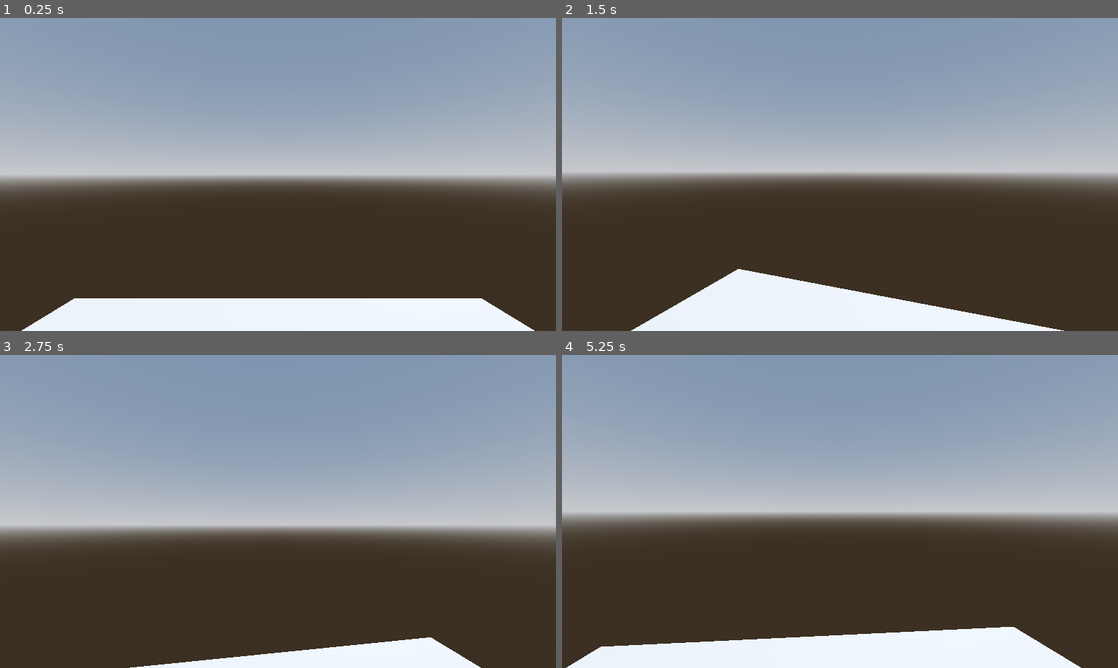
Above: before the commit, frames 1-4 (two rows, left to right).
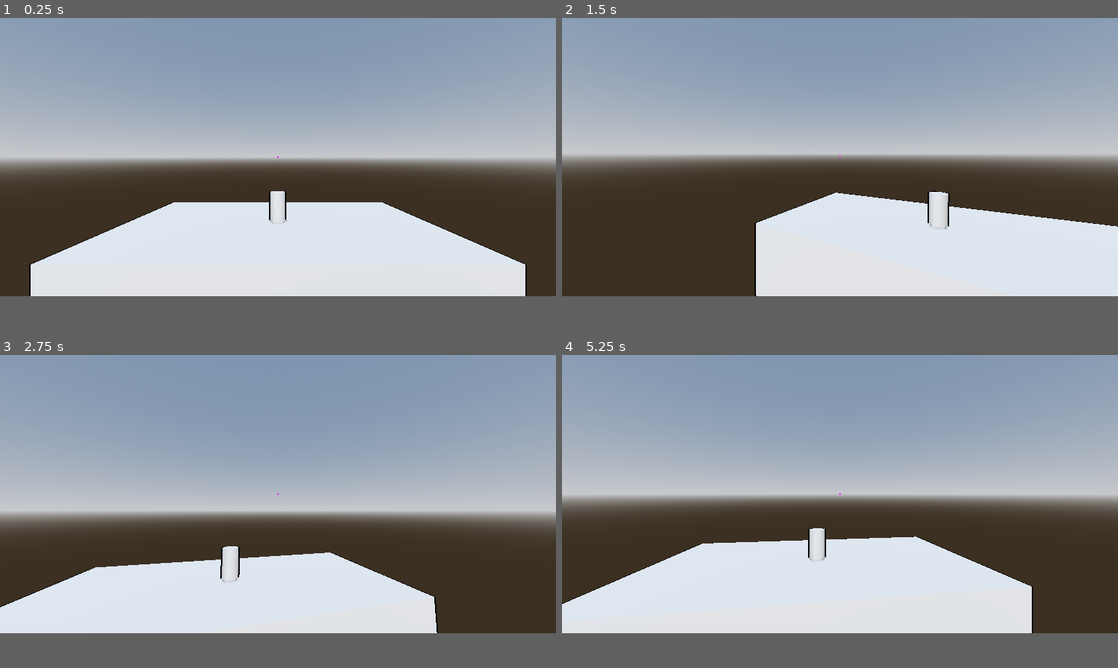
Above: after the commit, the same moments.

Repository: erykksc/krakjam25
Game: Godot game, scene res://game/game.tscn
Two runs of this game, one before a commit and one after it. Both use one fixed random seed, a clock stepped at 60 frames per second and the inputs below.
Inputs (mouse positions are in pixels of both pictures, inside the frame that each line leads up to):
- Up to frame 1 (0.25 s): no input
- Up to frame 2 (1.5 s): tap Enter at 0.5 s; move the mouse to (867, 174) at 0.52 s; tap Space at 1.25 s; move the mouse to (812, 174) at 1.27 s
- Up to frame 3 (2.75 s): tap Enter at 2 s; move the mouse to (289, 505) at 2.02 s
- Up to frame 4 (5.25 s): tap Space at 2.75, 4.25 s; move the mouse to (834, 517) at 2.77 s; tap Enter at 3.5 s; move the mouse to (878, 514) at 3.52 s; move the mouse to (795, 508) at 4.27 s; move the mouse to (845, 511) at 5.02 s
The window is 800x450 before the commit and 800x400 after it. Grey fills any space a smaller window leaves; there, only what the larger window draws over its background counts as a difference.

The runs differ from the first frame. In frame 1, 34% of the frame differs, in the area x 0-100%, y 44-100%; in frame 2, 33%; in frame 3, 28%; in frame 4, 34%.

Commit message:
feat: highlight on interactable

Diff:
--- a/game/game.tscn
+++ b/game/game.tscn
@@ -1,7 +1,9 @@
-[gd_scene load_steps=7 format=3 uid="uid://cskn7ay35s5c4"]
+[gd_scene load_steps=12 format=3 uid="uid://cskn7ay35s5c4"]
 
+[ext_resource type="PackedScene" uid="uid://doosbmpx4kn7c" path="res://kubek/kubek.tscn" id="1_or0mw"]
 [ext_resource type="Script" path="res://player/player.gd" id="1_rdjab"]
 [ext_resource type="Script" path="res://player/camera_3d.gd" id="2_s41xm"]
+[ext_resource type="Shader" path="res://shaders/outline.gdshader" id="3_8pwdb"]
 
 [sub_resource type="ProceduralSkyMaterial" id="ProceduralSkyMaterial_2ac66"]
 sky_horizon_color = Color(0.64625, 0.65575, 0.67075, 1)
@@ -16,26 +18,58 @@
 tonemap_mode = 2
 glow_enabled = true
 
-[sub_resource type="PlaneMesh" id="PlaneMesh_t3rpt"]
-size = Vector2(5, 5)
+[sub_resource type="PlaceholderTexture2D" id="PlaceholderTexture2D_qrqfl"]
+
+[sub_resource type="BoxShape3D" id="BoxShape3D_e1q0c"]
+size = Vector3(4, 1, 2)
+
+[sub_resource type="ShaderMaterial" id="ShaderMaterial_qjqq2"]
+render_priority = 0
+shader = ExtResource("3_8pwdb")
+shader_parameter/outline_color = null
+shader_parameter/outline_width = 2.0
+
+[sub_resource type="BoxMesh" id="BoxMesh_7r2d6"]
+size = Vector3(4, 1, 2)
 
 [node name="Game" type="Node3D"]
+
+[node name="kubek" parent="." instance=ExtResource("1_or0mw")]
+transform = Transform3D(1, 0, 0, 0, 1, 0, 0, 0, 1, 0, 1.39403, 0)
 
 [node name="WorldEnvironment" type="WorldEnvironment" parent="."]
 environment = SubResource("Environment_4ycvo")
 
 [node name="DirectionalLight3D" type="DirectionalLight3D" parent="."]
-transform = Transform3D(-0.866025, -0.433013, 0.25, 0, 0.5, 0.866025, -0.5, 0.75, -0.433013, 0, 0, 0)
+transform = Transform3D(1, 0, 0, 0, 0.786137, 0.618052, 0, -0.618052, 0.786137, 0, 3.19671, 3.45541)
 shadow_enabled = true
 
-[node name="MeshInstance3D" type="MeshInstance3D" parent="."]
-transform = Transform3D(1, 0, 0, 0, 1, 0, 0, 0, 1, 0, -1.52, 0)
-mesh = SubResource("PlaneMesh_t3rpt")
-skeleton = NodePath("")
-
 [node name="Player" type="Node3D" parent="."]
+transform = Transform3D(1, 0, 0, 0, 1, 0, 0, 0, 1, 0, 1.86817, 2.46366)
 script = ExtResource("1_rdjab")
 
 [node name="Camera3D" type="Camera3D" parent="Player"]
 current = true
 script = ExtResource("2_s41xm")
+
+[node name="RayCast3D" type="RayCast3D" parent="Player/Camera3D"]
+transform = Transform3D(1, 0, 0, 0, -4.37114e-08, -1, 0, 1, -4.37114e-08, 0, 0, 0)
+target_position = Vector3(0, -100, 0)
+collision_mask = 3
+
+[node name="Crosshair" type="Sprite3D" parent="Player/Camera3D"]
+transform = Transform3D(1, 0, 0, 0, 1, -2.98023e-08, 0, 2.98023e-08, 1, 0, 0, -1)
+texture = SubResource("PlaceholderTexture2D_qrqfl")
+
+[node name="bar" type="StaticBody3D" parent="."]
+transform = Transform3D(1, 0, 0, 0, 1, 0, 0, 0, 1, 0, 0.5, 0)
+collision_mask = 2
+
+[node name="CollisionShape3D" type="CollisionShape3D" parent="bar"]
+shape = SubResource("BoxShape3D_e1q0c")
+
+[node name="MeshInstance3D" type="MeshInstance3D" parent="bar"]
+material_overlay = SubResource("ShaderMaterial_qjqq2")
+mesh = SubResource("BoxMesh_7r2d6")
+
+[editable path="kubek"]
--- a/kubek.tscn
+++ b/kubek/kubek.tscn
@@ -1,12 +1,6 @@
-[gd_scene load_steps=5 format=3 uid="uid://doosbmpx4kn7c"]
+[gd_scene load_steps=4 format=3 uid="uid://doosbmpx4kn7c"]
 
-[ext_resource type="Shader" path="res://shaders/outline.gdshader" id="1_wxrpf"]
-
-[sub_resource type="ShaderMaterial" id="ShaderMaterial_w2bnm"]
-render_priority = 0
-shader = ExtResource("1_wxrpf")
-shader_parameter/outline_color = Color(0, 0, 0, 1)
-shader_parameter/outline_width = 2.0
+[ext_resource type="Material" uid="uid://bed1jlpi2d3a1" path="res://shaders/outline_black.tres" id="1_cmsoi"]
 
 [sub_resource type="CylinderMesh" id="CylinderMesh_unc3t"]
 top_radius = 0.1
@@ -17,11 +11,12 @@
 height = 0.4
 radius = 0.1
 
-[node name="kubek" type="RigidBody3D"]
+[node name="kubek" type="RigidBody3D" groups=["interactable"]]
 transform = Transform3D(1, 0, 0, 0, 1, 0, 0, 0, 1, 0, 0.2, 0)
+collision_layer = 2
 
 [node name="MeshInstance3D" type="MeshInstance3D" parent="."]
-material_overlay = SubResource("ShaderMaterial_w2bnm")
+material_overlay = ExtResource("1_cmsoi")
 mesh = SubResource("CylinderMesh_unc3t")
 
 [node name="CollisionShape3D" type="CollisionShape3D" parent="."]
--- /dev/null
+++ b/menu/menu.tscn
@@ -0,0 +1,9 @@
+[gd_scene format=3 uid="uid://dv064rjyqyyf8"]
+
+[node name="Menu" type="Control"]
+layout_mode = 3
+anchors_preset = 15
+anchor_right = 1.0
+anchor_bottom = 1.0
+grow_horizontal = 2
+grow_vertical = 2
--- a/player/camera_3d.gd
+++ b/player/camera_3d.gd
@@ -1,12 +1,17 @@
 extends Camera3D
 
 @onready var player: Player = get_parent()
+@onready var ray_cast_3d: RayCast3D = $RayCast3D
+@export var CAMERA_TURN_SPEED:float = 200
 
-## Increase this value to give a slower turn speed
-@export var CAMERA_TURN_SPEED:float = 200
+var last_highlighted_mesh: MeshInstance3D = null
+var original_material_overlay: Material = null
 
 func _ready()->void:
 	set_process_input(true)
+
+func _process(delta: float) -> void:
+	highlight()
 
 func look_updown_rotation(new_rotation:float = 0)->Vector3:
 	"""
@@ -62,3 +67,28 @@
 	Show the mouse when we leave
 	"""
 	Input.set_mouse_mode(Input.MOUSE_MODE_VISIBLE)
+
+func highlight() -> void:
+	if ray_cast_3d.is_colliding() and ray_cast_3d.get_collider().is_in_group("interactable"):
+		var colidingObject: Object = ray_cast_3d.get_collider()
+
+		if colidingObject.is_in_group("interactable"):
+			var mesh: MeshInstance3D = colidingObject.get_node("MeshInstance3D")
+
+			if mesh != last_highlighted_mesh:
+				# Reset the previous mesh to its original material
+				if last_highlighted_mesh and original_material_overlay:
+					last_highlighted_mesh.material_overlay = original_material_overlay
+
+				# Store the current mesh's original material
+				original_material_overlay = mesh.material_overlay
+				last_highlighted_mesh = mesh
+
+				# Apply the highlight material
+				mesh.material_overlay = preload("res://shaders/outline_white.tres")
+	else:
+		# Reset the last highlighted mesh when no collision
+		if last_highlighted_mesh and original_material_overlay:
+			last_highlighted_mesh.material_overlay = original_material_overlay
+			last_highlighted_mesh = null
+			original_material_overlay = null
--- a/project.godot
+++ b/project.godot
@@ -22,5 +22,9 @@
 
 [display]
 
-window/size/viewport_width=1280
-window/size/viewport_height=720
+window/size/viewport_width=2000
+window/size/viewport_height=1000
+
+[global_group]
+
+interactable=""
--- /dev/null
+++ b/shaders/outline_black.tres
@@ -0,0 +1,9 @@
+[gd_resource type="ShaderMaterial" load_steps=2 format=3 uid="uid://bed1jlpi2d3a1"]
+
+[ext_resource type="Shader" path="res://shaders/outline.gdshader" id="1_38l2s"]
+
+[resource]
+render_priority = 0
+shader = ExtResource("1_38l2s")
+shader_parameter/outline_color = Color(0, 0, 0, 1)
+shader_parameter/outline_width = 2.0
--- /dev/null
+++ b/shaders/outline_white.tres
@@ -0,0 +1,9 @@
+[gd_resource type="ShaderMaterial" load_steps=2 format=3 uid="uid://ckk2i1auocg6"]
+
+[ext_resource type="Shader" path="res://shaders/outline.gdshader" id="1_mchtb"]
+
+[resource]
+render_priority = 0
+shader = ExtResource("1_mchtb")
+shader_parameter/outline_color = Color(1, 1, 1, 1)
+shader_parameter/outline_width = 2.0
